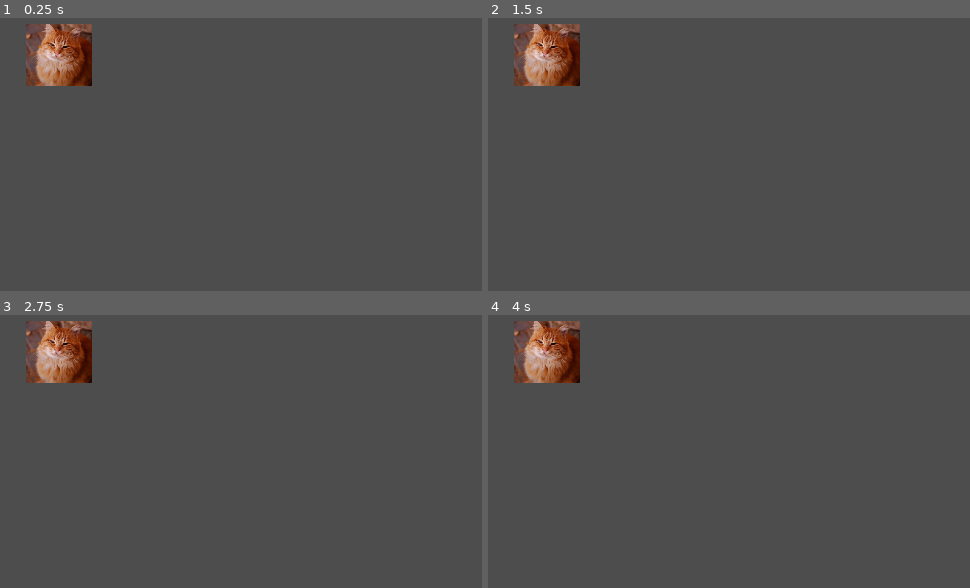
Above: before the commit, frames 1-4 (two rows, left to right).
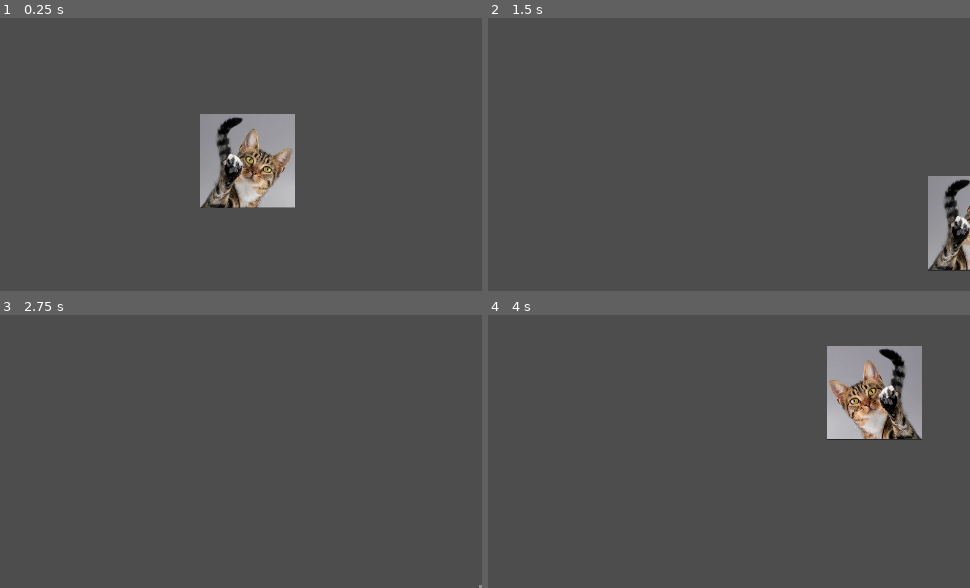
Above: after the commit, the same moments.

Repository: Clepfeed/RPG
Game: Godot game, scene res://Player.tscn
Two runs of this game, one before a commit and one after it. Both use one fixed random seed, a clock stepped at 60 frames per second and the inputs below. The project has no main scene, so this scene is started directly.
Inputs:
- Up to frame 1 (0.25 s): no input
- Up to frame 2 (1.5 s): tap Enter at 0.5 s; hold D (move_right, bound only after the commit) 0.53-1.28 s; hold S (move_down, bound only after the commit) from 1.28 s (still down)
- Up to frame 3 (2.75 s): release S (move_down, bound only after the commit) at 2.03 s; hold D (move_right, bound only after the commit) from 2.03 s (still down)
- Up to frame 4 (4 s): tap Space at 2.75 s; release D (move_right, bound only after the commit) at 2.78 s; hold W (move_up, bound only after the commit) 2.78-3.53 s; tap Enter at 3.5 s; hold A (move_left, bound only after the commit) from 3.53 s (still down)

The runs differ from the first frame. In frame 1, 9.4% of the frame differs, in the area x 5-62%, y 2-70%; in frame 2, 5.6%; in frame 3, 3.0%; in frame 4, 9.4%, in the area x 5-91%, y 2-46%.

Commit message:
add movement and new sprite

Diff:
--- a/Player.tscn
+++ b/Player.tscn
@@ -1,13 +1,17 @@
-[gd_scene load_steps=5 format=3 uid="uid://x46kj0bfka0h"]
+[gd_scene load_steps=6 format=3 uid="uid://x46kj0bfka0h"]
 
 [ext_resource type="Script" path="res://Scripts/Player.gd" id="1_wnbqd"]
-[ext_resource type="Texture2D" uid="uid://bqvbj2t1r8pqg" path="res://Sprites/3656164_760x500.jpg" id="2_8u2x2"]
+[ext_resource type="Texture2D" uid="uid://d0tnxygxmboym" path="res://Sprites/cat.png" id="2_4lebc"]
+[ext_resource type="Texture2D" uid="uid://yijlojwb4vg6" path="res://Sprites/catInverted.png" id="3_3j7f8"]
 
 [sub_resource type="SpriteFrames" id="SpriteFrames_4mqk0"]
 animations = [{
 "frames": [{
 "duration": 1.0,
-"texture": ExtResource("2_8u2x2")
+"texture": ExtResource("2_4lebc")
+}, {
+"duration": 1.0,
+"texture": ExtResource("3_3j7f8")
 }],
 "loop": true,
 "name": &"Walk",
@@ -15,19 +19,21 @@
 }]
 
 [sub_resource type="RectangleShape2D" id="RectangleShape2D_sjh3q"]
-size = Vector2(158, 151)
+size = Vector2(152, 150)
 
 [node name="Player" type="Area2D"]
 position = Vector2(833, 442)
 script = ExtResource("1_wnbqd")
+released_delay = 8
 metadata/_edit_group_ = true
 
 [node name="AnimatedSprite2D" type="AnimatedSprite2D" parent="."]
-position = Vector2(72.6177, 71.5)
-scale = Vector2(0.3, 0.3)
+position = Vector2(71.6144, 70.5)
+scale = Vector2(0.48553, 0.48553)
 sprite_frames = SubResource("SpriteFrames_4mqk0")
 animation = &"Walk"
+frame_progress = 0.893213
 
 [node name="CollisionShape2D" type="CollisionShape2D" parent="."]
-position = Vector2(73, 71.5)
+position = Vector2(72, 71)
 shape = SubResource("RectangleShape2D_sjh3q")
--- a/Scripts/Player.gd
+++ b/Scripts/Player.gd
@@ -1,14 +1,61 @@
 extends Area2D
 
-@export var speed = 200; #скорость
+@export var speed = 500; #скорость
 var screen_size;
+
+@export var released_delay = 4;
+var left_but_released_delay = 0;
+var right_but_released_delay = 0;
+var up_but_released_delay = 0;
+var down_but_released_delay = 0;
+
 
 # Called when the node enters the scene tree for the first time.
 func _ready():
-
+	screen_size = get_viewport_rect().size
 	pass # Replace with function body.
 
 
 # Called every frame. 'delta' is the elapsed time since the previous frame.
 func _process(delta):
+	var velocity = Vector2.ZERO # The player's movement vector.
+	if Input.is_action_pressed("move_right"):
+		velocity.x += released_delay
+	if Input.is_action_pressed("move_left"):
+		velocity.x -= released_delay
+	if Input.is_action_pressed("move_down"):
+		velocity.y += released_delay
+	if Input.is_action_pressed("move_up"):
+		velocity.y -= released_delay
+
+	if Input.is_action_just_released("move_right"):
+		right_but_released_delay = 0
+	if Input.is_action_just_released("move_left"):
+		left_but_released_delay = 0
+	if Input.is_action_just_released("move_up"):
+		up_but_released_delay = 0
+	if Input.is_action_just_released("move_down"):
+		down_but_released_delay = 0
+
+	if right_but_released_delay < released_delay:
+		velocity.x += 1
+		right_but_released_delay += 1
+	if left_but_released_delay < released_delay:
+		velocity.x -= 1
+		left_but_released_delay += 1
+	if up_but_released_delay < released_delay:
+		velocity.y -= 1
+		up_but_released_delay += 1
+	if down_but_released_delay < released_delay:
+		velocity.y += 1
+		down_but_released_delay += 1
+
+	if velocity.length() > 0:
+		velocity = velocity.normalized() * speed
+		$AnimatedSprite2D.play()
+	else:
+		$AnimatedSprite2D.stop()
+
+	position += velocity * delta
+	position = position.clamp(Vector2.ZERO, screen_size)
 	pass
--- a/project.godot
+++ b/project.godot
@@ -16,9 +16,37 @@
 
 [display]
 
-window/size/viewport_width=1920
-window/size/viewport_height=1080
+window/size/viewport_width=1280
+window/size/viewport_height=720
 window/stretch/mode="canvas_items"
+
+[input]
+
+move_right={
+"deadzone": 0.5,
+"events": [Object(InputEventKey,"resource_local_to_scene":false,"resource_name":"","device":-1,"window_id":0,"alt_pressed":false,"shift_pressed":false,"ctrl_pressed":false,"meta_pressed":false,"pressed":false,"keycode":0,"physical_keycode":68,"key_label":0,"unicode":100,"echo":false,"script":null)
+]
+}
+move_left={
+"deadzone": 0.5,
+"events": [Object(InputEventKey,"resource_local_to_scene":false,"resource_name":"","device":-1,"window_id":0,"alt_pressed":false,"shift_pressed":false,"ctrl_pressed":false,"meta_pressed":false,"pressed":false,"keycode":0,"physical_keycode":65,"key_label":0,"unicode":97,"echo":false,"script":null)
+]
+}
+move_up={
+"deadzone": 0.5,
+"events": [Object(InputEventKey,"resource_local_to_scene":false,"resource_name":"","device":-1,"window_id":0,"alt_pressed":false,"shift_pressed":false,"ctrl_pressed":false,"meta_pressed":false,"pressed":false,"keycode":0,"physical_keycode":87,"key_label":0,"unicode":119,"echo":false,"script":null)
+]
+}
+move_down={
+"deadzone": 0.5,
+"events": [Object(InputEventKey,"resource_local_to_scene":false,"resource_name":"","device":-1,"window_id":0,"alt_pressed":false,"shift_pressed":false,"ctrl_pressed":false,"meta_pressed":false,"pressed":false,"keycode":0,"physical_keycode":83,"key_label":0,"unicode":115,"echo":false,"script":null)
+]
+}
+pick_up={
+"deadzone": 0.5,
+"events": [Object(InputEventKey,"resource_local_to_scene":false,"resource_name":"","device":-1,"window_id":0,"alt_pressed":false,"shift_pressed":false,"ctrl_pressed":false,"meta_pressed":false,"pressed":false,"keycode":0,"physical_keycode":69,"key_label":0,"unicode":101,"echo":false,"script":null)
+]
+}
 
 [rendering]
 
Binary file added: Sprites/cat.png
Not shown, added: Sprites/cat.png.import
Binary file added: Sprites/catInverted.png
Not shown, added: Sprites/catInverted.png.import
